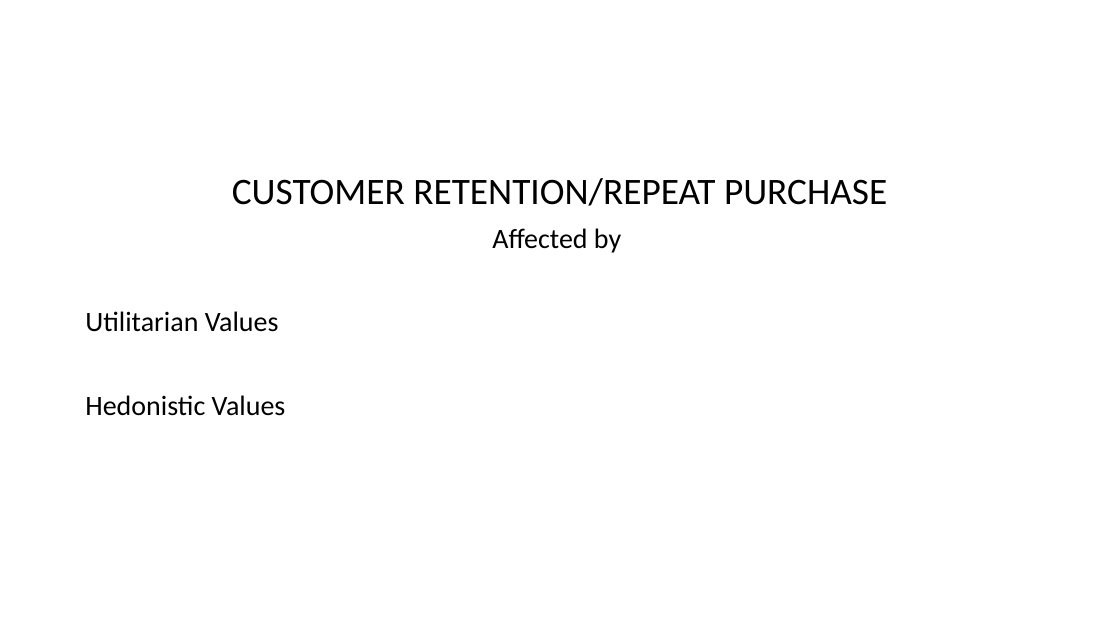
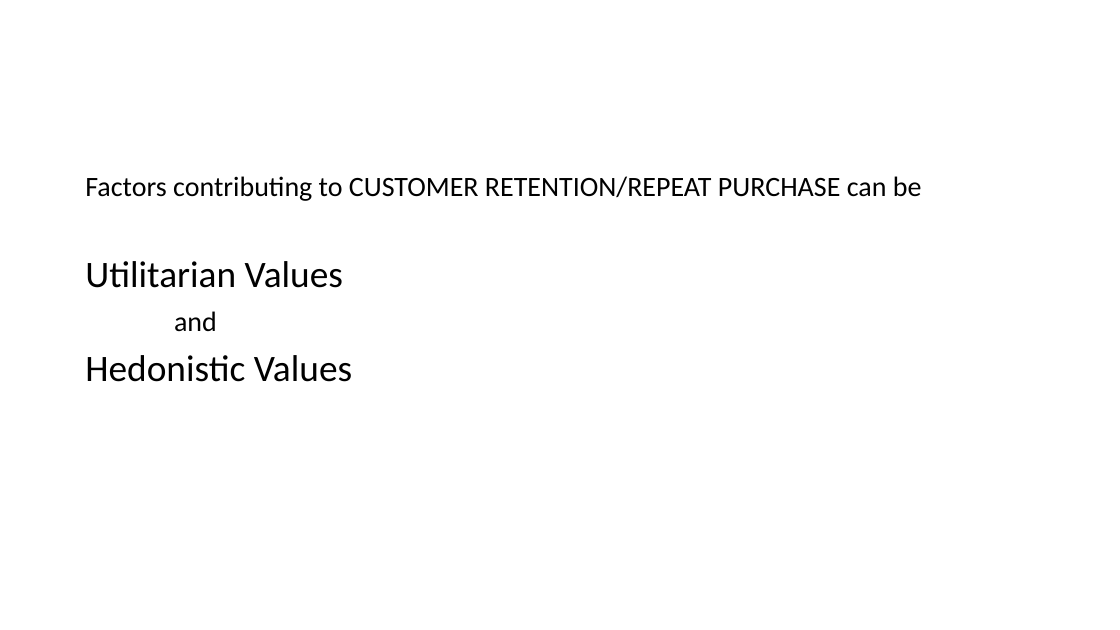
Before and after one commit to swathidamera/Internship, a slide deck: slide 7 of customer retention.ppt.pptx (slide 2 before the commit). Drawn at 1120x630 pixels with LibreOffice and Linux fonts; fonts in the diff are those of the drawing. Boxes give left, top, right and bottom in pixels: in the first picture for what was removed or moved away, otherwise in the second. Text is boxed around its words. In the diff, an @@ line names an element or a change of style, - is before the commit and + after.

```diff
--- a/customer retention.ppt.pptx
+++ b/customer retention.ppt.pptx
@@ text at bbox=[85, 176, 922, 201]: text changed; size 32 to 24 pt @@
-CUSTOMER RETENTION/REPEAT PURCHASE
-Affected by
+Factors contributing to CUSTOMER RETENTION/REPEAT PURCHASE can be
@@ text at bbox=[85, 261, 352, 382]: size 24 to 32 pt in "Utilitarian Values", "Hedonistic Values" @@
@@ text at bbox=[174, 311, 217, 331]: paragraph added @@
+and
```
Also in this commit, not shown: 4 other slides changed, 7 slides added.
